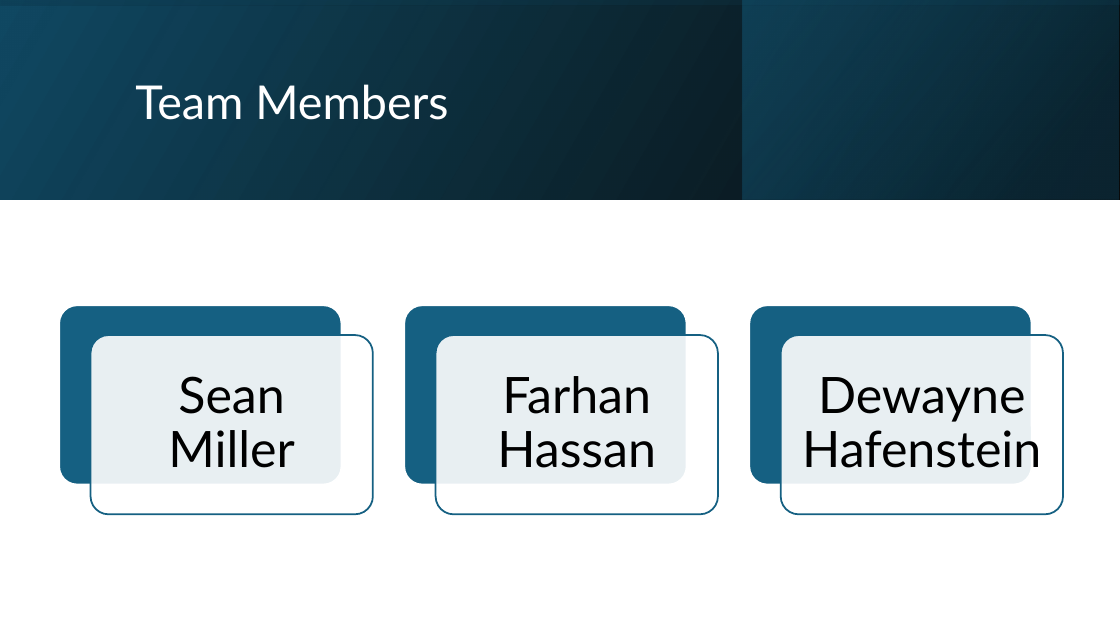
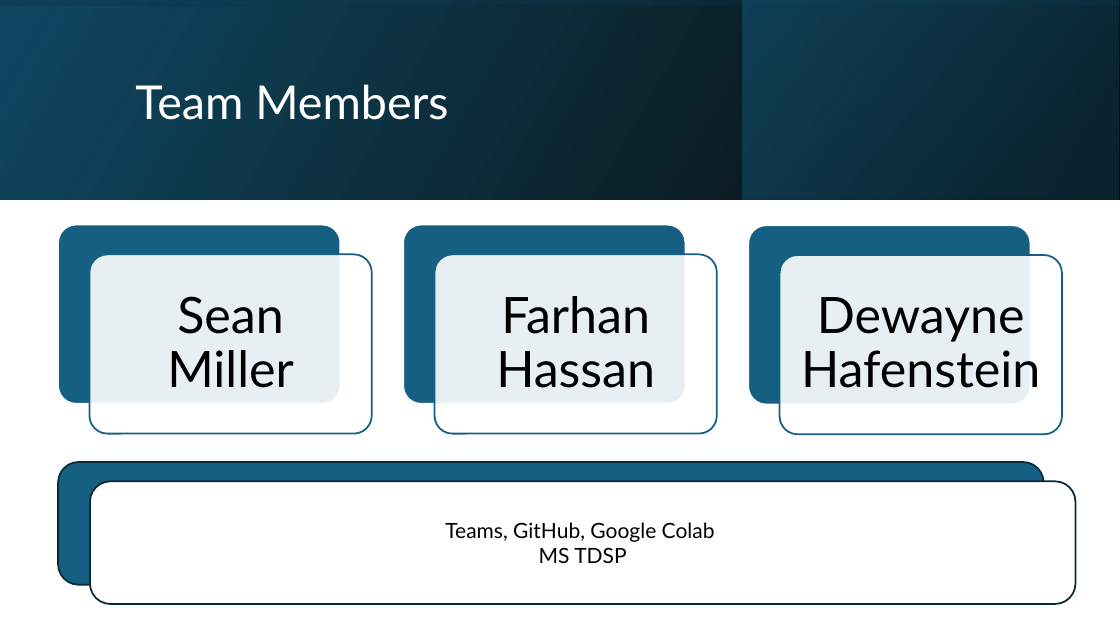
Before and after one commit to dewayneh57/ACS5513, a slide deck: slide 2 of Petabyte Pirates.pptx. Drawn at 1120x630 pixels with LibreOffice and Linux fonts; fonts in the diff are those of the drawing. Boxes give left, top, right and bottom in pixels: in the first picture for what was removed or moved away, otherwise in the second. Text is boxed around its words. In the diff, an @@ line names an element or a change of style, - is before the commit and + after.

```diff
--- a/Petabyte Pirates.pptx
+++ b/Petabyte Pirates.pptx
@@ 6 rounded rectangles, 3 texts: place and size @@
-6 rounded rectangles, 3 texts at <box>59,305,1063,514</box>
+6 rounded rectangles, 3 texts at <box>58,224,1062,434</box>
@@ rounded rectangle added at <box>58,462,1044,585</box>, fill #156082, outline #092A39 1.5 pt @@
@@ rounded rectangle added at <box>90,481,1075,604</box>, fill #FFFFFF, outline #092A39 1.5 pt, 18 pt, text #000000 @@
+Teams, GitHub, Google Colab
+MS TDSP
```
Also in this commit, not shown: 3 other slides changed.
